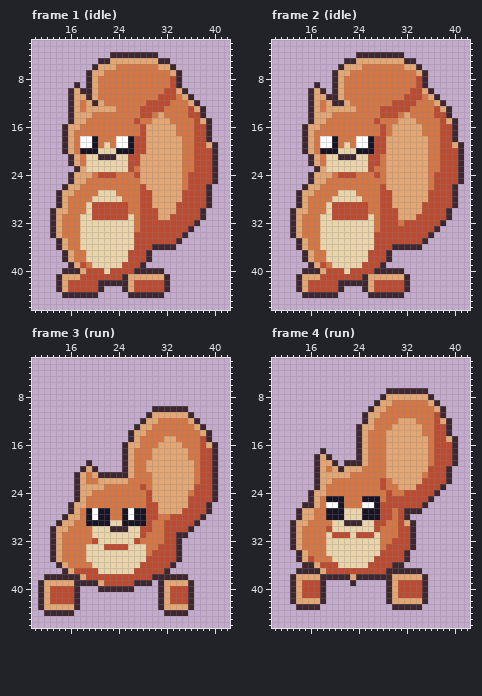
Pixel-art file -- art/road/squirrel.aseprite. That is the earlier state.
48x48 pixels, 6 frames. Shown: frame 1 (idle): x 10..42, y 2..46; frame 2 (idle): x 10..42, y 2..46; frame 3 (run): x 10..42, y 2..46; frame 4 (run): x 10..42, y 2..46. The commit also changed other frames, which this record leaves out.
And afterwards:
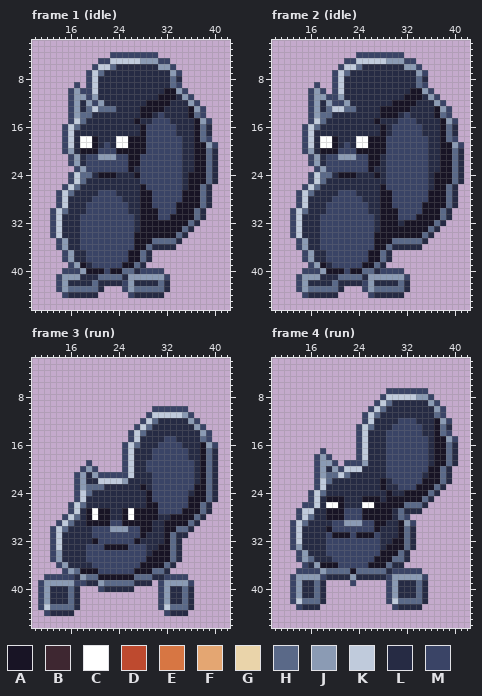
Palette (. is transparent): A #181425  B #3e2731  C #ffffff  D #be4a2f  E #d77643  F #e4a672  G #ead4aa  H #5a6988  J #8b9bb4  K #c0cbdc  L #262b44  M #3a4466
From old to new:
Changed rows in their new state; - is an unchanged pixel.
Frame 1 (idle):
first column x 13:
 4 ----------MMMMMMMM----------
 5 --------MMKKKKKJJJMM--------
 6 -------MKKHLLLLLLLJJM-------
 7 ------MKHLLLLLLLLLLLJM------
 8 ------MKLLLLLLLLLLLLHL------
 9 ----M-MKLLLLLLLLLLLLHM------
10 ---MJMMKLLLLLLLLLLLAAJM-----
11 ---MJJMJLLLLLLLLLLAAALJM----
12 ---MJLJMJLLLLLLLAAAALLLJM---
13 ---MJLHKHHHLLLLAAAALLLLAJM--
14 ---MJHHLLLLLLLLAALMLLLLAHM--
15 ---MKHLLLLLLLLALLMMMLLLLAJM-
16 --MKHLLLLLLLLLLAMMMMMLLLAHL-
17 --MKLLLLLLLLLLLAMMMMMLLLAHL-
18 --MKL---LLL---AAMMMMMMLLAHM-
19 --MKL---LML---AAMMMMMMLLAAJM
20 --MJL---MMM---AAMMMMMMLLAAHL
21 ---MJLMMJJJMMAAMMMMMMMLLAAHL
22 ---MJLMMMMMMMAAMMMMMMMLLAAHL
23 ----MJMMMMMMMALMMMMMMMLLAAHL
24 ---MKHHLAAALLLAMMMMMMMLAAAHL
25 ---MKHLLLLLLLLLMMMMMMMLAAAHL
26 --MKHLLLLLLLLLLAMMMMMMLAAHL-
27 -MKHLLLLMMMLLLLAAMMMMMAAAHL-
28 -MKLLLLMMMMMLLLAAMMMMMAAAHL-
29 -MKLLLMMMMMMMLLAAMMMMAAAAHL-
30 MKHLLLMMMMMMMLLAAAMMMAAAHL--
31 MKLLLMMMMMMMMMLAAAMMAAAAHL--
32 MKLLLMMMMMMMMMLAAAAAAAAHL---
33 MKLLLMMMMMMMMMLAAAAAAAHL----
34 MKLLLMMMMMMMMMAAAAAAAHL-----
35 -MJLLMMMMMMMMMAAAHHHHL------
36 -MJLLMMMMMMMMMAAHLLLL-------
37 --MJLLMMMMMMMAAHL-----------
38 --MJLLMMMMMMMAAHL-----------
39 ---MJALMMMMMAAHL------------
40 --MMMJAAAMAAHHLMMMM---------
41 -MJJJLLLHHHHLJJJJJJM--------
42 -MJLLLLHLLLLMJLLLLHL--------
43 -MJHHHHHL---MJHHHHHL--------
44 --MLLLLL-----MLLLLL---------
Frame 2 (idle):
first column x 13:
 4 -----------MMMMMMMM----------
 5 ---------MMKKKKKJJJMM--------
 6 --------MKKHLLLLLLLJJM-------
 7 -------MKHLLLLLLLLLLLJM------
 8 -------MKLLLLLLLLLLLLHL------
 9 ----M--MKLLLLLLLLLLLLHM------
10 ---MJM-MKLLLLLLLLLLLAAJM-----
11 ---MJJMMJLLLLLLLLLLAAALJM----
12 ---MJLJMMJLLLLLLLAAAALLLJM---
13 ---MJLHKKHHLLLLAAAAALLLLAJM--
14 ---MJHHLLLLLLLLAAALMLLLLAHM--
15 ---MKHLLLLLLLLALLLMMMLLLLAJM-
16 --MKHLLLLLLLLLLALMMMMMLLLAHL-
17 --MKLLLLLLLLLLLALMMMMMLLLAHL-
18 --MKL---LLL---AAMMMMMMMLLAHM-
19 --MKL---LML---AAMMMMMMMLLAAJM
20 --MJL---MMM---AAMMMMMMMLLAAHL
21 ---MJLMMJJJMMAALMMMMMMMLLAAHL
22 ---MJLMMMMMMMAALMMMMMMMLLAAHL
23 ----MJMMMMMMMALLMMMMMMMLLAAHL
24 ---MKHHLAAALLLALMMMMMMMLAAAHL
25 ---MKHLLLLLLLLLLMMMMMMMLAAAHL
26 --MKHLLLLLLLLLLAMMMMMMMLAAHL-
27 -MKHLLLLMMMLLLLAAMMMMMMAAAHL-
28 -MKLLLLMMMMMLLLAAMMMMMMAAAHL-
29 -MKLLLMMMMMMMLLAAMMMMMAAAAHL-
30 MKHLLLMMMMMMMLLAAAMMMMAAAHL--
31 MKLLLMMMMMMMMMLAAAMMMAAAAHL--
32 MKLLLMMMMMMMMMLAAALAAAAAHL---
33 MKLLLMMMMMMMMMLAAAAAAAAHL----
34 MKLLLMMMMMMMMMAAAAAAAAHL-----
35 -MJLLMMMMMMMMMAAAHHHHHL------
36 -MJLLMMMMMMMMMAAHLLLLL-------
37 --MJLLMMMMMMMAAHL------------
38 --MJLLMMMMMMMAAHL------------
39 ---MJALMMMMMAAHL-------------
40 --MMMJAAAMAAHHLMMMM----------
41 -MJJJLLLHHHHLJJJJJJM---------
42 -MJLLLLHLLLLMJLLLLHL---------
43 -MJHHHHHL---MJHHHHHL---------
44 --MLLLLL-----MLLLLL----------
Frame 3 (run):
first column x 11:
10 -------------------MMMMMM-----
11 ------------------MKKKKKJM----
12 -----------------MKHLLLLLJM---
13 ----------------MKHLLLLLLLJM--
14 ---------------MKHLLLLLLLLLJM-
15 ---------------MKLLLLMMLLLLHM-
16 --------------MKHLLLMMMMLLLAJM
17 --------------MKLLLMMMMMMLLAHL
18 --------------MKLLLMMMMMMLLAHL
19 --------M-----MKLLMMMMMMMMLAHL
20 -------MJM----MKLLMMMMMMMMLAHL
21 ------MJLJMMMMMKLLLMMMMMMMLAHL
22 ------MJLLKKKKJLLLLMMMMMMMLAHL
23 ------MJHHHLLLLLLALMMMMMMMAAHL
24 ------MKHLLLLLLLLLAMMMMMMLAAHL
25 ------MKLLLLLLLLLLAMMMMMMAAAHL
26 -----MKHLLLLLLLLLLAAMMMMMAAHL-
27 -----MKL----LL----AAMMMMAAAHL-
28 ----MKHL----LL----AALLAAAAHL--
29 ---MKHLL----MM----ALLAAAAHL---
30 --MKHLLLLMMMJJJMMAALLAAHHL----
31 --MKLLLLLMMMMMMMMALLLAHLL-----
32 --MKLLLLLAMMMMMMALLLLAHL------
33 --MKLLLLMMMAAAAMMMLLAAHL------
34 --MJLLLLMMMMMMMMMMLAAAHL------
35 --MJLLLLMMMMMMMMMMAAAAHL------
36 ---MJLLLLMMMMMMMMAAAAHL-------
37 ----MJHAAAMMMMMMAAAHHL--------
38 -MMMMMLJHHAAAAAAHHHLLMMMM-----
39 MJJJJJMMLLJHHHHHLLL-MJJJJM----
40 MJLLLHL---MLLLLL----MJLLHL----
41 MJLLLHL-------------MJLLHL----
42 MJLLLHL-------------MJLLHL----
43 MKHHHHL-------------MKHHHL----
44 -MLLLL---------------MLLL-----
Frame 4 (run):
first column x 13:
 7 ----------------MMMMMMM-----
 8 ---------------MKKKKKJJM----
 9 --------------MKHLLLLLLJM---
10 -------------MKHLLLLLLLLJM--
11 ------------MKHLLLLLLLLLHM--
12 ------------MKLLLLMMMLLLAJM-
13 -----------MKHLLLMMMMMLLAHL-
14 -----------MKLLLMMMMMMLLAHM-
15 -----------MKLLLMMMMMMMLAAJM
16 -----------MKLLLMMMMMMMLAAHL
17 -----M-----MKLLLMMMMMMMLAAHL
18 ----MJM----MKLLLMMMMMMMLAAHL
19 ----MJJM-MMMJLLLMMMMMMMLAAHL
20 ----MJLJMKKKLLLLMMMMMMMAAHL-
21 ----MJHHKHLLLLLLMMMMMMLAAHL-
22 ----MKHLLLLLLLLALMMMMMAAAHL-
23 ----MKLLLLLLLLLALLMMMAAAHL--
24 ---MKHLLLLLLLLLLALLAAAAHL---
25 ---MKL---LLL---LAAAAAAHL----
26 --MMKL---LLL---AAAAHHHL-----
27 -MKKLL---MMM---AALHLLL------
28 -MKHLL---MMM---AALHM--------
29 MKHLLLLMMJJJMMAALLAJM-------
30 MKLLLLAMMMMMMMALLLAHL-------
31 MKLLLLMAAAMAAAMLLLAHL-------
32 MKLLLLMMMMMMMMMLLAAHL-------
33 MJLLLLMMMMMMMMMLAAAHL-------
34 -MJLLLMMMMMMMMMAAAHL--------
35 -MJHLLLMMMMMMMAAAHHL--------
36 --MLJAAAMMMMMAAAHLL---------
37 -MMMMJHHHHAHHHHHLMMMMM------
38 MJJJJMLLLLJLLLLLMJJJJJM-----
39 MJLLHL----M-----MJLLLHL-----
40 MJLLHL----------MJLLLHL-----
41 MJLLHL----------MJLLLHL-----
42 MKHHHL----------MKHHHHL-----
43 -MLLL------------MLLLL------
Changed places in both pictures, as pixel boxes (x1, y1, x2, y2):
changed: (50, 52, 218, 298)
changed: (290, 52, 464, 298)
changed: (38, 406, 218, 616)
changed: (290, 388, 458, 610)
